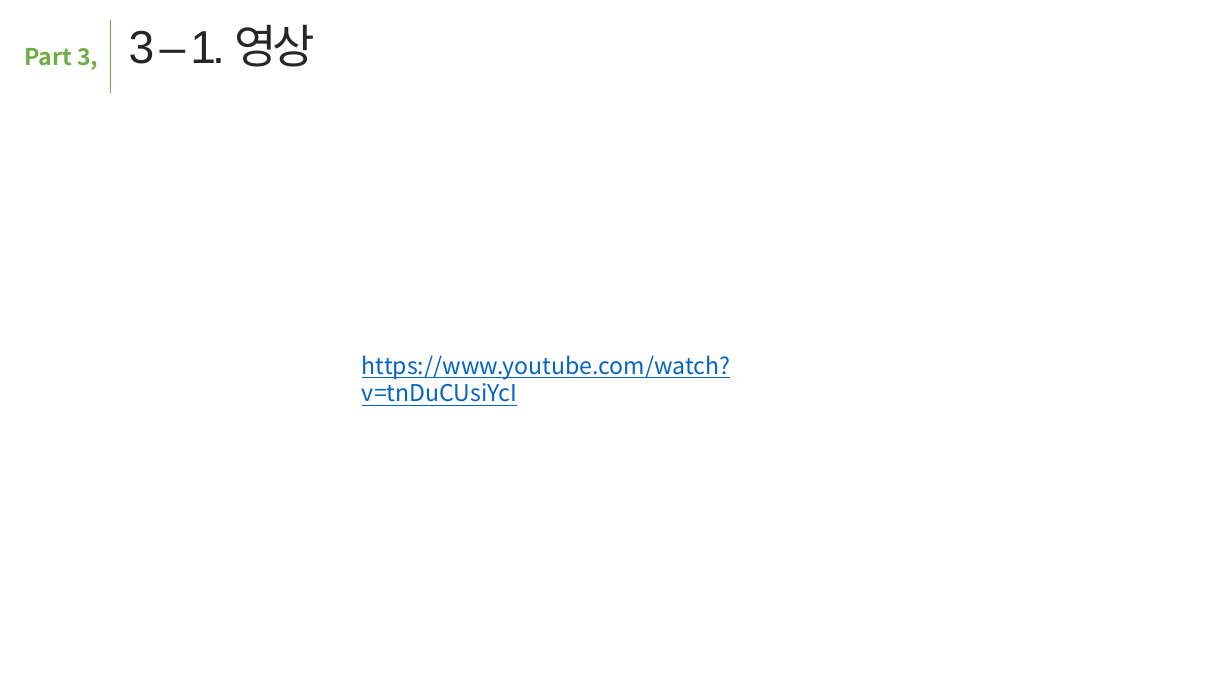
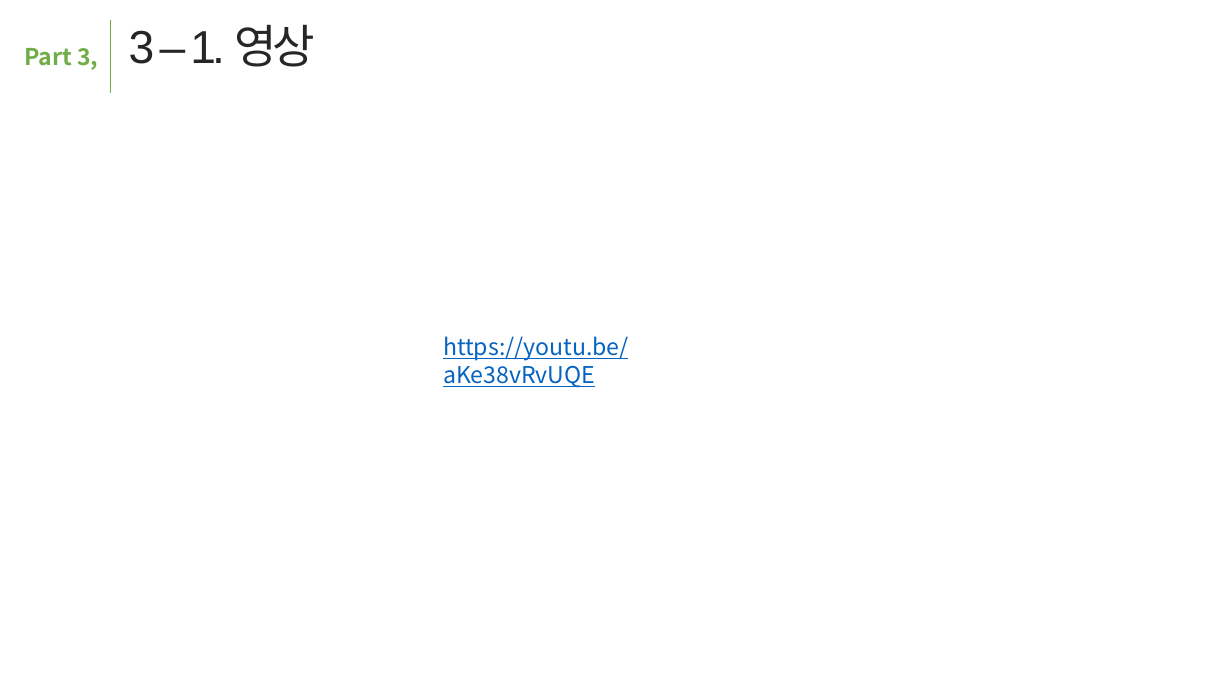
Before and after one commit to tjdwjdgus99/HRD_Java, a slide deck: slide 10 of 팀프로젝트.pptx. Drawn at 1232x693 pixels with LibreOffice and Linux fonts; fonts in the diff are those of the drawing. Boxes give left, top, right and bottom in pixels: in the first picture for what was removed or moved away, otherwise in the second. Text is boxed around its words. In the diff, an @@ line names an element or a change of style, - is before the commit and + after.

```diff
--- a/팀프로젝트.pptx
+++ b/팀프로젝트.pptx
@@ text at [443,336,629,388]: text changed @@
-https://www.youtube.com/watch?v=tnDuCUsiYcI
+https://youtu.be/aKe38vRvUQE
```
Also in this commit, not shown: 1 other slide changed.
